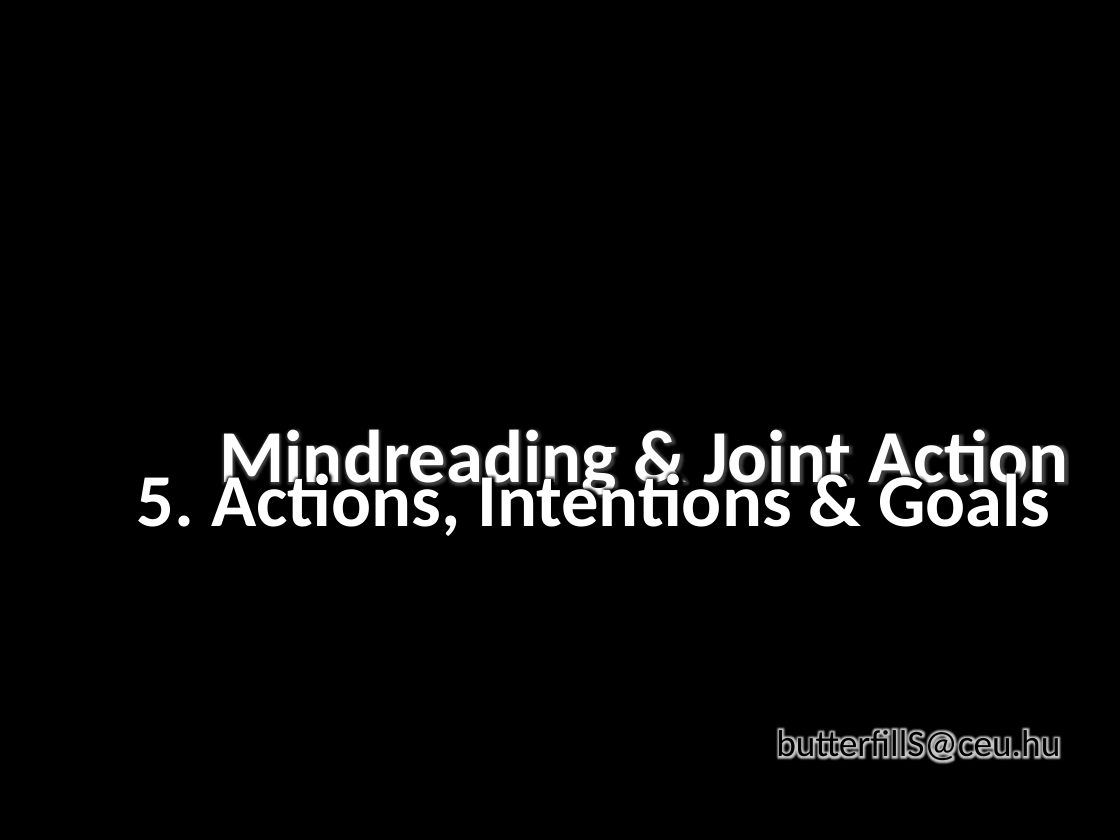
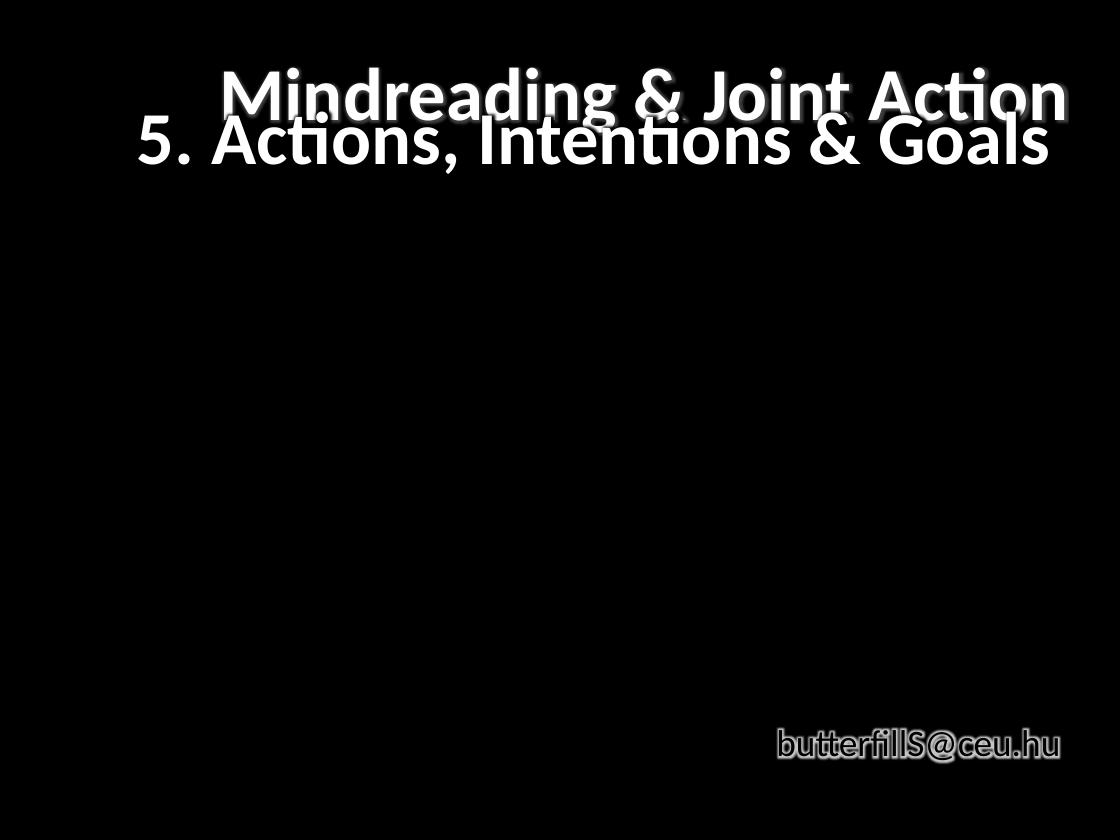
Before and after one commit to butterfill/lecture_mindreading_joint_action_philosophical_tools, a slide deck: slide 1 of lecture05 actions intentions goals/lecture05.ppt.pptx. Drawn at 1120x840 pixels with LibreOffice and Linux fonts; fonts in the diff are those of the drawing; background and template pictures are left out. Boxes give left, top, right and bottom in pixels: in the first picture for what was removed or moved away, otherwise in the second. Text is boxed around its words. In the diff, an @@ line names an element or a change of style, - is before the commit and + after.

```diff
--- a/lecture05 actions intentions goals/lecture05.ppt.pptx
+++ b/lecture05 actions intentions goals/lecture05.ppt.pptx
@@ 2 texts, 1 rectangle: place and size @@
-2 texts, 1 rectangle at [0,393,1120,561]
+2 texts, 1 rectangle at [0,32,1120,200]
```
Also in this commit, not shown: 3 other slides changed, 61 slides added, 2 other files.
